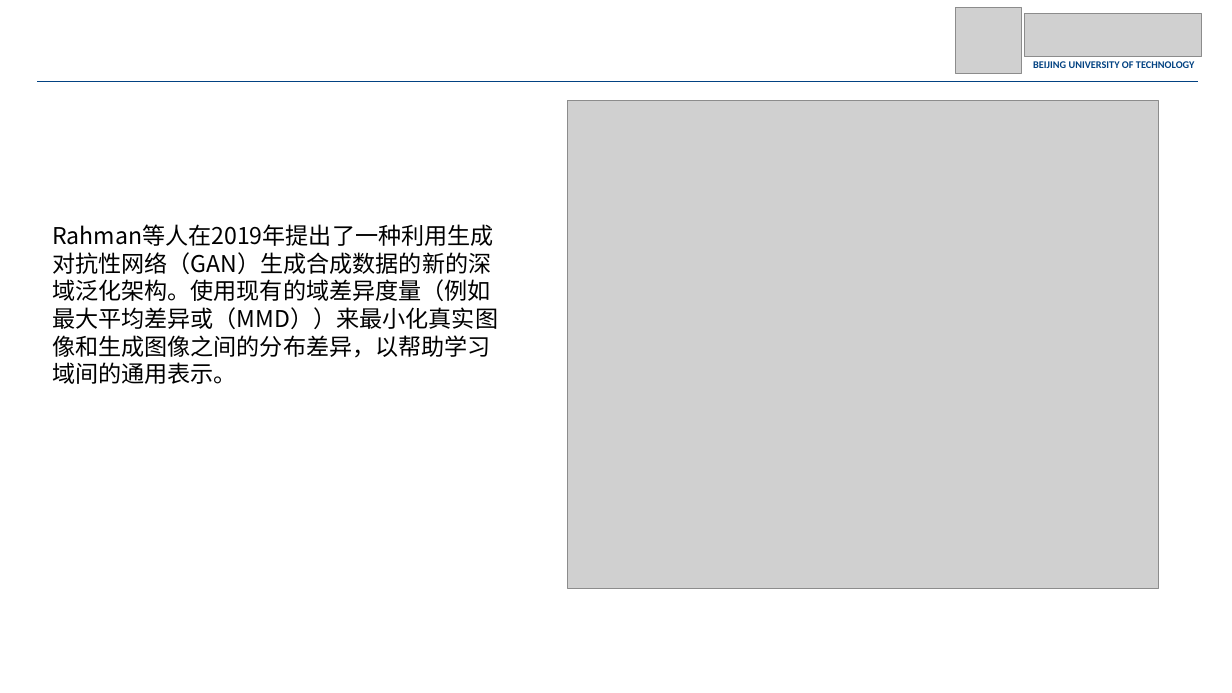
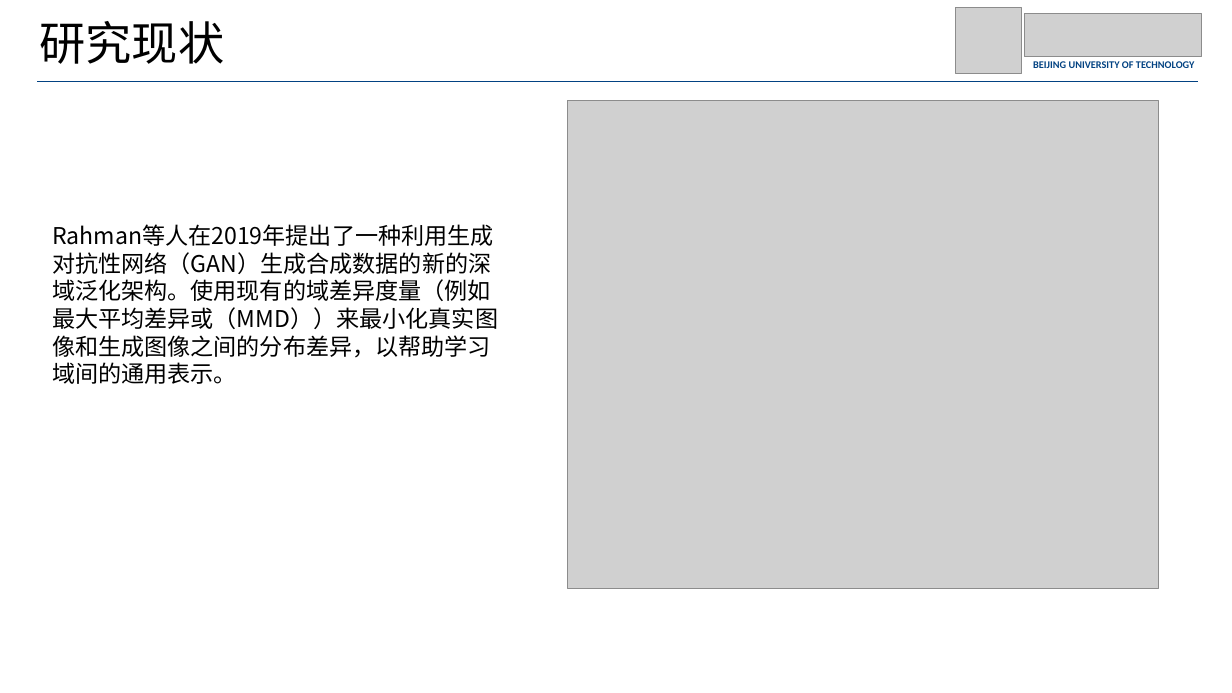
Before and after one commit to JohnnyM1ng/dissertation-proposal, a slide deck: slide 13 of 开题.pptx (slide 14 before the commit). Drawn at 1232x693 pixels with LibreOffice and Linux fonts; fonts in the diff are those of the drawing; grey boxes stand for pictures. Boxes give left, top, right and bottom in pixels: in the first picture for what was removed or moved away, otherwise in the second. Text is boxed around its words. In the diff, an @@ line names an element or a change of style, - is before the commit and + after.

```diff
--- a/开题.pptx
+++ b/开题.pptx
@@ text added at box(39, 21, 224, 64), 36 pt, text #000000 @@
+研究现状
```
Also in this commit, not shown: 13 other slides changed, 3 slides removed.
